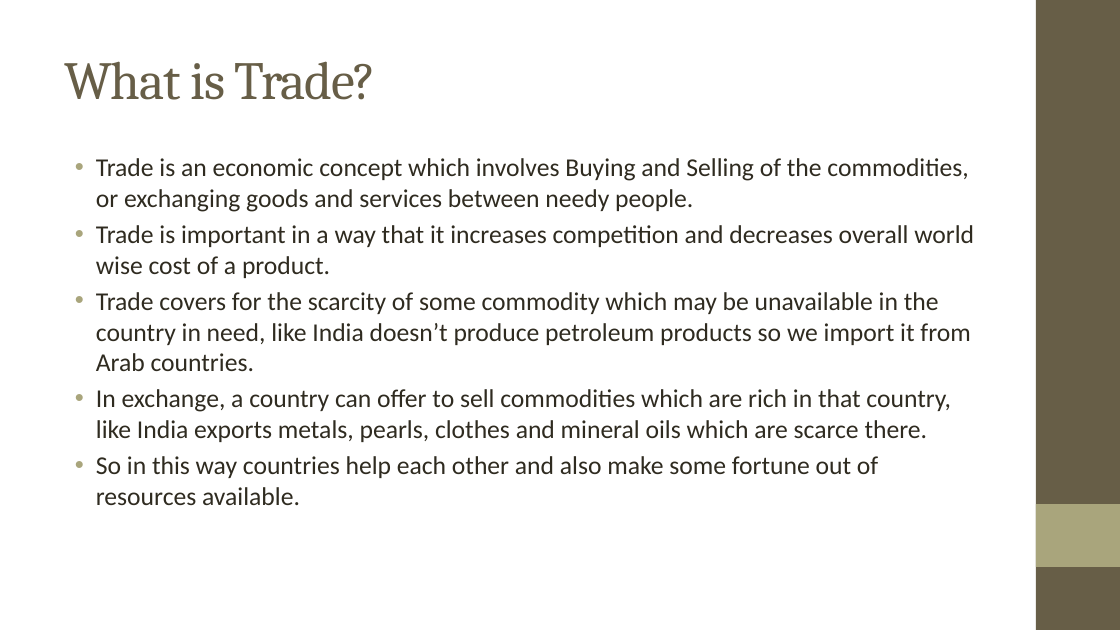
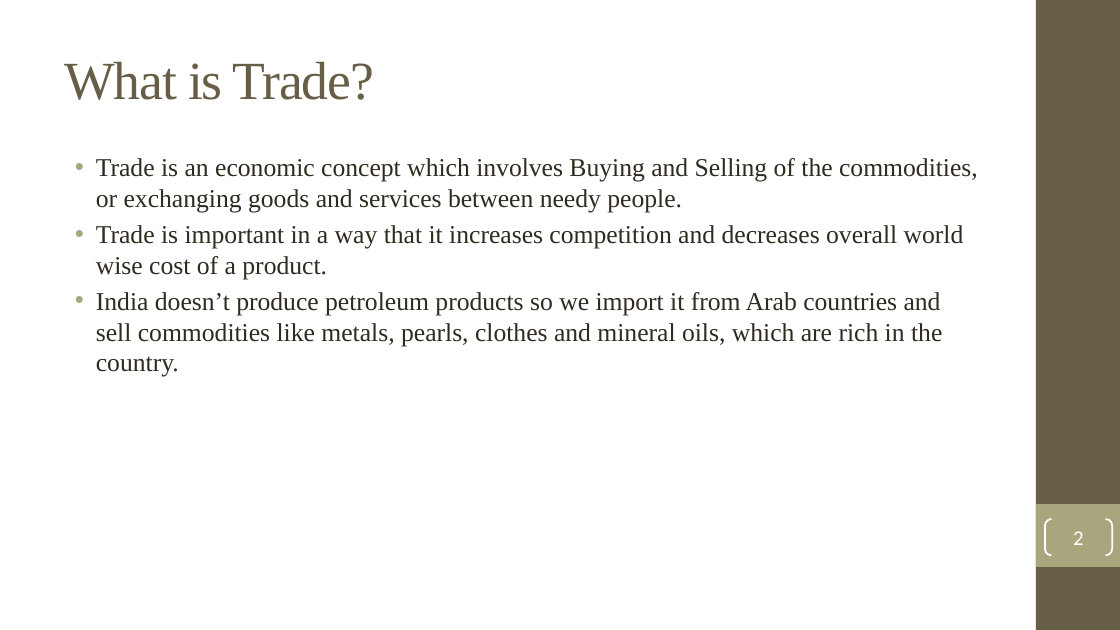
Before and after one commit to ForkedRepositories/Indian-Trade-Data-Analysis-and-Forecasting, a slide deck: slide 2 of Documents/Thesis/Indian Trade Analysis and Forecasting.pptx. Drawn at 1120x630 pixels with LibreOffice and Linux fonts; fonts in the diff are those of the drawing; background and template pictures are left out. Boxes give left, top, right and bottom in pixels: in the first picture for what was removed or moved away, otherwise in the second. Text is boxed around its words. In the diff, an @@ line names an element or a change of style, - is before the commit and + after.

Commit message:
Updated PPT Font and Content

```diff
--- a/Documents/Thesis/Indian Trade Analysis and Forecasting.pptx
+++ b/Documents/Thesis/Indian Trade Analysis and Forecasting.pptx
@@ title "What is Trade?" at [64, 61, 374, 100]: font Cambria to Times New Roman @@
@@ text at [96, 158, 978, 279]: font Calibri to Times New Roman in "Trade is an economic concept which involves ...", "Trade is important in a way that ..." @@
@@ text at [96, 292, 942, 377]: text changed; font Calibri to Times New Roman @@
-• Trade covers for the scarcity of some commodity which may be unavailable in the country in need, like India doesn’t produce petroleum products so we import it from Arab countries.
-• In exchange, a country can offer to sell commodities which are rich in that country, like India exports metals, pearls, clothes and mineral oils which are scarce there.
-• So in this way countries help each other and also make some fortune out of resources available.
+• India doesn’t produce petroleum products so we import it from Arab countries and sell commodities like metals, pearls, clothes and mineral oils, which are rich in the country.
@@ page number added at [1045, 519, 1112, 555], outline #FFFFFF 1.5 pt, 18 pt, text #FFFFFF @@
+2
```
Also in this commit, not shown: 17 other slides changed.
